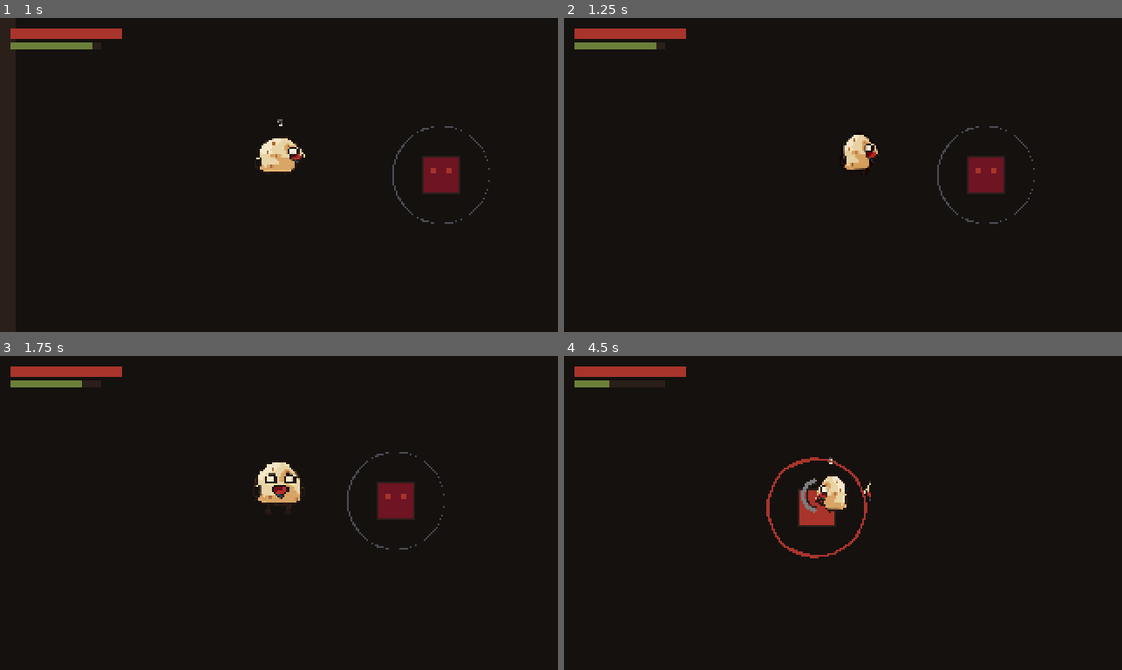
Above: before the commit, frames 1-4 (two rows, left to right).
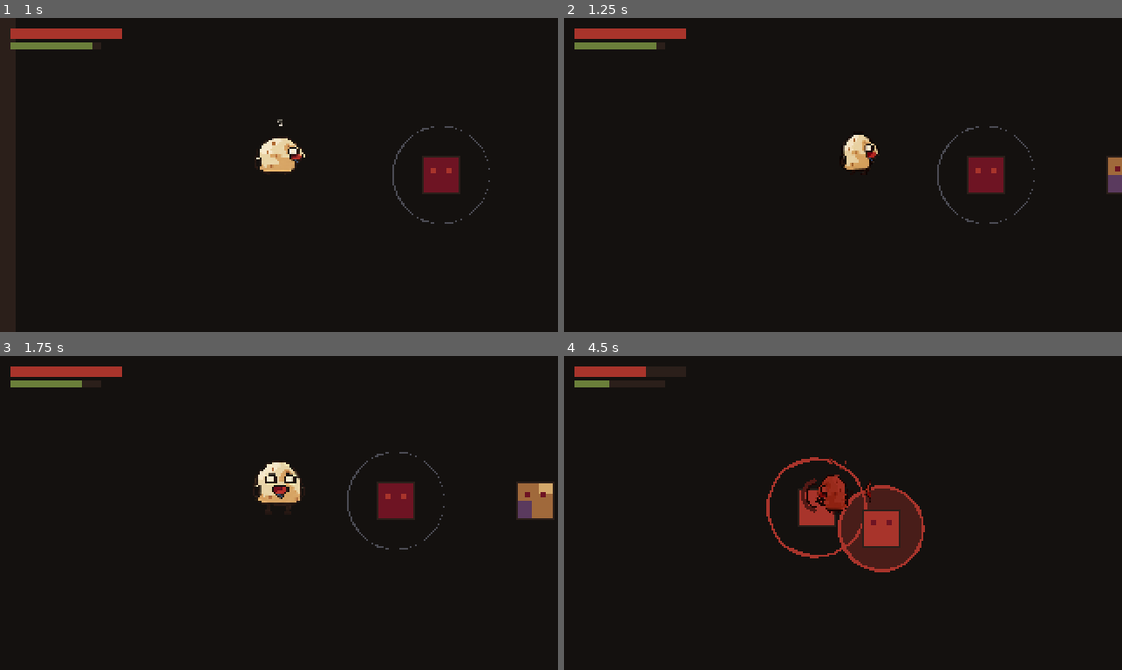
Above: after the commit, the same moments.

Repository: devkhongluong/eggworld
Game: Godot game, scene res://scenes/levels/test_arena.tscn
The game is run twice, just before and just after one commit, with the same random seed, the same clock (stepped at 60 frames per second) and the same inputs.
Inputs:
- Up to frame 1 (1 s): tap Enter at 0.5 s; hold D (move_right) from 0.53 s (still down); tap J (attack) at 0.6 s
- Up to frame 2 (1.25 s): keep holding D (move_right)
- Up to frame 3 (1.75 s): release D (move_right) at 1.28 s; hold S (move_down) from 1.28 s (still down); tap J (attack) at 1.35 s
- Up to frame 4 (4.5 s): release S (move_down) at 2.03 s; hold D (move_right) 2.03-2.78 s; tap Space (dodge) at 2.1 s; tap J (attack) at 2.3, 3.05, 3.6, 4.35 s; hold W (move_up) 2.78-3.53 s; tap L (guard) at 2.85 s; hold A (move_left) from 3.53 s (still down)

Frame 1 is identical in both runs. In frame 2, 0.3% of the frame differs, in the area x 97-100%, y 44-56%; in frame 3, 0.7%; in frame 4, 3.9%, in the area x 14-65%, y 3-69%.

Commit message:
feat(enemy): implement BaseEnemy architecture, common enemy with FSM AI (chase, telegraph, attack, stun, death) and ShellShardPickup EXP drop

Diff:
--- a/data/stats.json
+++ b/data/stats.json
@@ -39,6 +39,18 @@
 	"attack_interval": 2.2,
 	"attack_radius": 28.0
   },
+  "common_enemy": {
+	"max_hp": 45,
+	"damage": 18,
+	"move_speed": 55.0,
+	"detection_radius": 140.0,
+	"attack_radius": 24.0,
+	"telegraph_duration": 0.35,
+	"attack_active_duration": 0.15,
+	"recovery_duration": 0.4,
+	"stun_duration": 0.25,
+	"exp_drop": 15
+  },
   "debug": {
 	"show_dodge_debug": false
   }
--- /dev/null
+++ b/scenes/enemies/common_enemy.tscn
@@ -0,0 +1,35 @@
+[gd_scene load_steps=5 format=3 uid="uid://cenemy001common"]
+
+[ext_resource type="Script" path="res://scripts/combat/base_enemy.gd" id="1_enemy"]
+[ext_resource type="Script" path="res://scripts/combat/common_enemy_visual.gd" id="2_visual"]
+
+[sub_resource type="RectangleShape2D" id="RectangleShape2D_body"]
+size = Vector2(20, 20)
+
+[sub_resource type="CircleShape2D" id="CircleShape2D_attack"]
+radius = 24.0
+
+[node name="CommonEnemy" type="CharacterBody2D" groups=["enemies"]]
+collision_layer = 1
+collision_mask = 1
+script = ExtResource("1_enemy")
+
+[node name="CollisionShape2D" type="CollisionShape2D" parent="."]
+shape = SubResource("RectangleShape2D_body")
+
+[node name="EnemyVisual" type="Node2D" parent="."]
+script = ExtResource("2_visual")
+
+[node name="AttackArea" type="Area2D" parent="."]
+collision_layer = 0
+collision_mask = 2
+
+[node name="CollisionShape2D" type="CollisionShape2D" parent="AttackArea"]
+shape = SubResource("CircleShape2D_attack")
+
+[node name="Hurtbox" type="Area2D" parent="." groups=["enemy_hurtbox"]]
+collision_layer = 16
+collision_mask = 0
+
+[node name="CollisionShape2D" type="CollisionShape2D" parent="Hurtbox"]
+shape = SubResource("RectangleShape2D_body")
--- a/scenes/levels/test_arena.tscn
+++ b/scenes/levels/test_arena.tscn
@@ -3,6 +3,7 @@
 [ext_resource type="Script" path="res://scenes/levels/test_arena.gd" id="1_arena"]
 [ext_resource type="PackedScene" path="res://scenes/player/player.tscn" id="2_player"]
 [ext_resource type="PackedScene" path="res://scenes/enemies/dummy_enemy.tscn" id="3_enemy"]
+[ext_resource type="PackedScene" path="res://scenes/enemies/common_enemy.tscn" id="3_common_enemy"]
 [ext_resource type="PackedScene" path="res://scenes/ui/hud.tscn" id="4_hud"]
 
 [sub_resource type="RectangleShape2D" id="RectangleShape2D_horiz"]
@@ -64,6 +65,9 @@
 [node name="DummyEnemy" parent="." instance=ExtResource("3_enemy")]
 position = Vector2(260, 135)
 
+[node name="CommonEnemy" parent="." instance=ExtResource("3_common_enemy")]
+position = Vector2(340, 135)
+
 [node name="Player" parent="." instance=ExtResource("2_player")]
 position = Vector2(160, 135)
 
--- /dev/null
+++ b/scripts/combat/base_enemy.gd
@@ -0,0 +1,245 @@
+extends CharacterBody2D
+class_name BaseEnemy
+
+# BaseEnemy: Lớp cơ sở cho toàn bộ kẻ thù trong "Vỡ Vỏ" (bao gồm Quạ Gác Tổ sau này)
+# Các trạng thái:
+# - IDLE: Chờ / quan sát
+# - CHASE: Đuổi theo người chơi khi trong bán kính phát hiện
+# - TELEGRAPH: Dừng lại, nhấp nháy Đỏ Gạch (DO_GACH) báo trước đòn đánh
+# - ATTACK: Kích hoạt vùng sát thương
+# - RECOVERY: Hồi chiêu sau đòn đánh
+# - STUNNED: Choáng khi bị Player tấn công trúng
+# - DEAD: Chết, rơi Mảnh Vỏ Vụn (EXP) và biến mất
+
+enum State { IDLE, CHASE, TELEGRAPH, ATTACK, RECOVERY, STUNNED, DEAD }
+
+@export var enemy_id: String = "common_enemy"
+
+@onready var visual_node: Node2D = $EnemyVisual
+@onready var attack_area: Area2D = $AttackArea
+@onready var hurtbox_area: Area2D = $Hurtbox
+
+var max_hp: int = 45
+var current_hp: int = 45
+var damage: int = 18
+var move_speed: float = 55.0
+var detection_radius: float = 140.0
+var attack_radius: float = 24.0
+
+var telegraph_duration: float = 0.35
+var attack_active_duration: float = 0.15
+var recovery_duration: float = 0.4
+var stun_duration: float = 0.25
+var exp_drop: int = 15
+
+var current_state: State = State.IDLE
+var state_timer: float = 0.0
+var flash_timer: float = 0.0
+var hurt_flash_timer: float = 0.0
+var is_flashing_red: bool = false
+var has_resolved_player_this_attack: bool = false
+
+var target_player: CharacterBody2D = null
+
+func _ready() -> void:
+	load_stats()
+	current_hp = max_hp
+	current_state = State.IDLE
+	state_timer = 0.5
+	find_player()
+
+func load_stats() -> void:
+	max_hp = int(GameData.get_stat(enemy_id, "max_hp", 45))
+	damage = int(GameData.get_stat(enemy_id, "damage", 18))
+	move_speed = float(GameData.get_stat(enemy_id, "move_speed", 55.0))
+	detection_radius = float(GameData.get_stat(enemy_id, "detection_radius", 140.0))
+	attack_radius = float(GameData.get_stat(enemy_id, "attack_radius", 24.0))
+	telegraph_duration = float(GameData.get_stat(enemy_id, "telegraph_duration", 0.35))
+	attack_active_duration = float(GameData.get_stat(enemy_id, "attack_active_duration", 0.15))
+	recovery_duration = float(GameData.get_stat(enemy_id, "recovery_duration", 0.4))
+	stun_duration = float(GameData.get_stat(enemy_id, "stun_duration", 0.25))
+	exp_drop = int(GameData.get_stat(enemy_id, "exp_drop", 15))
+
+func find_player() -> void:
+	var players = get_tree().get_nodes_in_group("player")
+	if not players.is_empty():
+		target_player = players[0]
+
+func _physics_process(delta: float) -> void:
+	if current_state == State.DEAD:
+		return
+
+	if target_player == null or not is_instance_valid(target_player):
+		find_player()
+
+	state_timer -= delta
+
+	if hurt_flash_timer > 0.0:
+		hurt_flash_timer -= delta
+		if hurt_flash_timer <= 0.0:
+			modulate = Color.WHITE
+
+	match current_state:
+		State.IDLE:
+			velocity = Vector2.ZERO
+			move_and_slide()
+			if target_player != null:
+				var dist: float = global_position.distance_to(target_player.global_position)
+				if dist <= detection_radius:
+					start_chase()
+
+		State.CHASE:
+			if target_player == null:
+				start_idle()
+				return
+
+			var dist: float = global_position.distance_to(target_player.global_position)
+			if dist <= attack_radius:
+				start_telegraph()
+			elif dist > detection_radius * 1.3:
+				start_idle()
+			else:
+				var dir: Vector2 = (target_player.global_position - global_position).normalized()
+				velocity = dir * move_speed
+				move_and_slide()
+
+		State.TELEGRAPH:
+			velocity = Vector2.ZERO
+			move_and_slide()
+			process_telegraph_flash(delta)
+			if state_timer <= 0.0:
+				execute_attack()
+
+		State.ATTACK:
+			velocity = Vector2.ZERO
+			move_and_slide()
+			check_attack_hitbox()
+			if state_timer <= 0.0:
+				end_attack()
+
+		State.RECOVERY:
+			velocity = Vector2.ZERO
+			move_and_slide()
+			if state_timer <= 0.0:
+				start_chase()
+
+		State.STUNNED:
+			velocity = Vector2.ZERO
+			move_and_slide()
+			if state_timer <= 0.0:
+				start_chase()
+
+func start_idle() -> void:
+	current_state = State.IDLE
+	state_timer = 0.5
+	is_flashing_red = false
+	if visual_node != null:
+		visual_node.queue_redraw()
+
+func start_chase() -> void:
+	current_state = State.CHASE
+	is_flashing_red = false
+	if visual_node != null:
+		visual_node.queue_redraw()
+
+func start_telegraph() -> void:
+	current_state = State.TELEGRAPH
+	state_timer = telegraph_duration
+	flash_timer = 0.0
+	is_flashing_red = true
+	if visual_node != null:
+		visual_node.queue_redraw()
+
+func process_telegraph_flash(delta: float) -> void:
+	flash_timer += delta
+	if flash_timer >= 0.07:
+		flash_timer = 0.0
+		is_flashing_red = not is_flashing_red
+		if visual_node != null:
+			visual_node.queue_redraw()
+
+func execute_attack() -> void:
+	current_state = State.ATTACK
+	state_timer = attack_active_duration
+	has_resolved_player_this_attack = false
+	is_flashing_red = true
+	if visual_node != null:
+		visual_node.queue_redraw()
+	print("[%s] Tung đòn tấn công! Sát thương: %d" % [name, damage])
+	check_attack_hitbox()
+
+func check_attack_hitbox() -> void:
+	if has_resolved_player_this_attack:
+		return
+
+	if attack_area == null:
+		return
+
+	var overlapping_areas := attack_area.get_overlapping_areas()
+	for area in overlapping_areas:
+		if area.name == "Hurtbox":
+			var parent: Node = area.get_parent()
+			if parent != null and parent.has_method("receive_hit") and parent != self:
+				has_resolved_player_this_attack = true
+				parent.receive_hit(damage, self)
+				break
+
+func end_attack() -> void:
+	current_state = State.RECOVERY
+	state_timer = recovery_duration
+	is_flashing_red = false
+	if visual_node != null:
+		visual_node.queue_redraw()
+
+func receive_hit(amount: int, attack_source: Node) -> Dictionary:
+	if current_state == State.DEAD:
+		return {"hit": false, "damage": 0}
+
+	current_hp = maxi(0, current_hp - amount)
+	print("[%s] Bị đánh trúng! Nhận %d sát thương (HP còn: %d/%d)" % [name, amount, current_hp, max_hp])
+
+	modulate = Palette.KEM
+	hurt_flash_timer = 0.15
+
+	# Bị đẩy lùi nhẹ nếu có hướng nguồn đánh
+	if attack_source != null and "global_position" in attack_source:
+		var knockback_dir: Vector2 = (global_position - attack_source.global_position).normalized()
+		velocity = knockback_dir * 80.0
+		move_and_slide()
+
+	if current_hp <= 0:
+		die()
+		return {"hit": true, "damage": amount, "killed": true}
+	else:
+		# Choáng ngắn (Stun) khi bị trúng đòn
+		current_state = State.STUNNED
+		state_timer = stun_duration
+		is_flashing_red = false
+		if visual_node != null:
+			visual_node.queue_redraw()
+
+	return {"hit": true, "damage": amount, "killed": false}
+
+func die() -> void:
+	current_state = State.DEAD
+	velocity = Vector2.ZERO
+	is_flashing_red = false
+	print("[%s] Đã bị tiêu diệt! Rơi %d Mảnh Vỏ Vụn." % [name, exp_drop])
+
+	# Tạo vật phẩm nhặt EXP tại chỗ chết
+	spawn_exp_drop()
+	queue_free()
+
+func spawn_exp_drop() -> void:
+	var pickup := Area2D.new()
+	pickup.set_script(load("res://scripts/combat/shell_shard_pickup.gd"))
+	pickup.set("shard_amount", exp_drop)
+	pickup.global_position = global_position
+
+	var col := CollisionShape2D.new()
+	var circle := CircleShape2D.new()
+	circle.radius = 8.0
+	col.shape = circle
+	pickup.add_child(col)
+
+	get_parent().call_deferred("add_child", pickup)
--- /dev/null
+++ b/scripts/combat/common_enemy_visual.gd
@@ -0,0 +1,61 @@
+extends Node2D
+
+# Vẽ hình khối tạm của Kẻ thù thường (Common Enemy)
+# Màu sắc theo GDD:
+# - Vỏ/thân: Nâu Da (NAU_DA), Cát (CAT), điểm mảng Tím Mục (TIM_MUC - dấu hiệu ăn mòn)
+# - Viền: Nâu Hầm (NAU_HAM)
+# - Báo hiệu tấn công: Đỏ Gạch (DO_GACH)
+# - Mắt: Đỏ Rượu (DO_RUOU)
+
+@onready var enemy: Node2D = get_parent()
+
+func _draw() -> void:
+	if enemy == null:
+		return
+
+	var radius: float = enemy.get("attack_radius")
+	var state_val = enemy.get("current_state")
+	var is_flashing: bool = enemy.get("is_flashing_red")
+
+	# Kiểm tra state theo BaseEnemy.State
+	# State: IDLE=0, CHASE=1, TELEGRAPH=2, ATTACK=3, RECOVERY=4, STUNNED=5, DEAD=6
+
+	# 1. Vẽ vòng bán kính cảnh báo / đòn đánh
+	if state_val == 2: # TELEGRAPH
+		if is_flashing:
+			draw_arc(Vector2.ZERO, radius, 0, TAU, 32, Palette.DO_GACH, 1.5)
+		else:
+			draw_arc(Vector2.ZERO, radius, 0, TAU, 32, Palette.DO_RUOU, 1.0)
+	elif state_val == 3: # ATTACK
+		draw_circle(Vector2.ZERO, radius, Color(Palette.DO_GACH.r, Palette.DO_GACH.g, Palette.DO_GACH.b, 0.35))
+		draw_arc(Vector2.ZERO, radius, 0, TAU, 32, Palette.DO_GACH, 2.0)
+	elif state_val == 1: # CHASE
+		# Vẽ chấm nhỏ hướng về mục tiêu
+		draw_arc(Vector2.ZERO, radius, 0, TAU, 16, Palette.TIM_MUC, 0.5)
+
+	# 2. Thân khối quái vật (hình hộp 20x20 px)
+	var body_rect := Rect2(-10, -10, 20, 20)
+	var outline_rect := Rect2(-11, -11, 22, 22)
+
+	draw_rect(outline_rect, Palette.NAU_HAM)
+
+	if state_val == 2 and is_flashing: # TELEGRAPH
+		draw_rect(body_rect, Palette.DO_GACH)
+	elif state_val == 3: # ATTACK
+		draw_rect(body_rect, Palette.DO_GACH)
+	elif state_val == 5: # STUNNED
+		draw_rect(body_rect, Palette.XAM_SAT) # Choáng nhạt màu sắt
+	else:
+		draw_rect(body_rect, Palette.NAU_DA)
+		# Mảng Tím Mục (ăn mòn) ở góc dưới-trái
+		draw_rect(Rect2(-10, 0, 8, 10), Palette.TIM_MUC)
+		# Mảng Cát sáng ở góc trên-phải
+		draw_rect(Rect2(2, -10, 8, 6), Palette.CAT)
+
+	# Mắt đỏ quái vật
+	if state_val == 5: # STUNNED: mắt nhắm (dấu gạch)
+		draw_line(Vector2(-6, -4), Vector2(-3, -4), Palette.NAU_HAM, 1.0)
+		draw_line(Vector2(3, -4), Vector2(6, -4), Palette.NAU_HAM, 1.0)
+	else:
+		draw_rect(Rect2(-6, -5, 3, 3), Palette.DO_RUOU)
+		draw_rect(Rect2(3, -5, 3, 3), Palette.DO_RUOU)
--- /dev/null
+++ b/scripts/combat/shell_shard_pickup.gd
@@ -0,0 +1,53 @@
+extends Area2D
+class_name ShellShardPickup
+
+# Mảnh Vỏ Vụn (EXP) rơi ra khi kẻ thù bị tiêu diệt
+# - Màu sắc: Vàng Cổ (VANG_CO) theo GDD Mục 3
+# - Tự bay nhẹ / nhấp nháy
+# - Khi Player chạm vào: tăng Mảnh Vỏ Vụn và tự giải phóng
+
+@export var shard_amount: int = 15
+
+var time_passed: float = 0.0
+
+func _ready() -> void:
+	collision_layer = 0
+	collision_mask = 2 # Hurtbox hoặc Layer Player
+	area_entered.connect(_on_area_entered)
+	body_entered.connect(_on_body_entered)
+
+func _process(delta: float) -> void:
+	time_passed += delta * 5.0
+	queue_redraw()
+
+func _draw() -> void:
+	# Vẽ hạt tinh thể Mảnh Vỏ Vụn (hình thoi 6x6 px)
+	var bobbing: float = sin(time_passed) * 2.0
+	var center := Vector2(0, bobbing)
+
+	var pts := PackedVector2Array([
+		center + Vector2(0, -3),
+		center + Vector2(3, 0),
+		center + Vector2(0, 3),
+		center + Vector2(-3, 0)
+	])
+	draw_colored_polygon(pts, Palette.VANG_CO)
+
+	# Điểm sáng Kem ở đỉnh
+	draw_rect(Rect2(center.x - 1, center.y - 2, 2, 2), Palette.KEM)
+	# Viền Nâu Hầm
+	draw_polyline(pts, Palette.NAU_HAM, 1.0)
+
+func _on_area_entered(area: Area2D) -> void:
+	if area.name == "Hurtbox" or area.get_parent() is Player:
+		_collect(area.get_parent())
+
+func _on_body_entered(body: Node2D) -> void:
+	if body is Player:
+		_collect(body)
+
+func _collect(player_node: Node) -> void:
+	print("[PICKUP] Player đã nhặt được %d Mảnh Vỏ Vụn (EXP)!" % shard_amount)
+	# Tích lũy hành vi EXPLORE nhẹ nếu nhặt đồ
+	BehaviorTracker.add_points(BehaviorTracker.ACTION_EXPLORE, 1)
+	queue_free()
